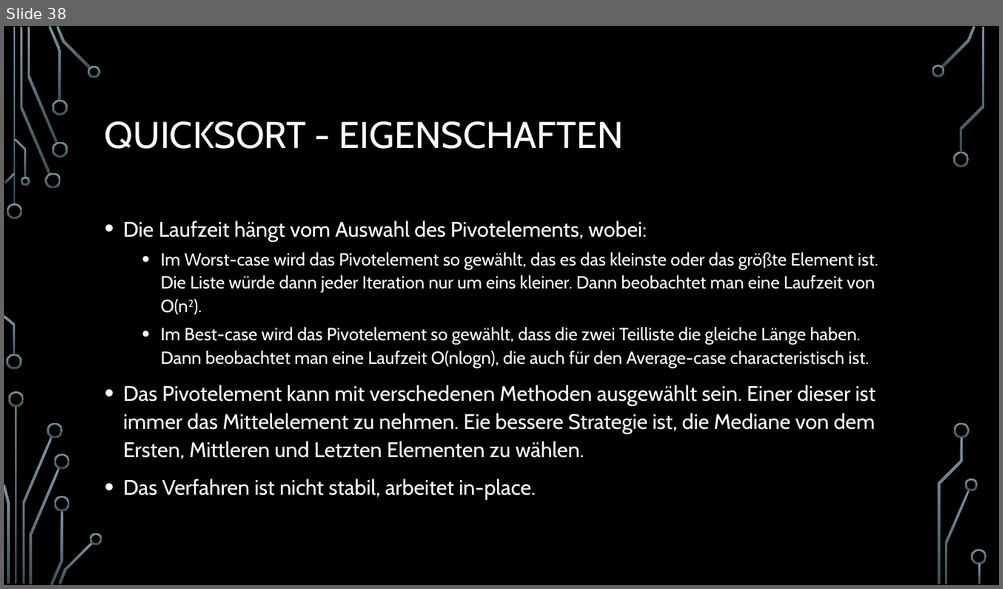
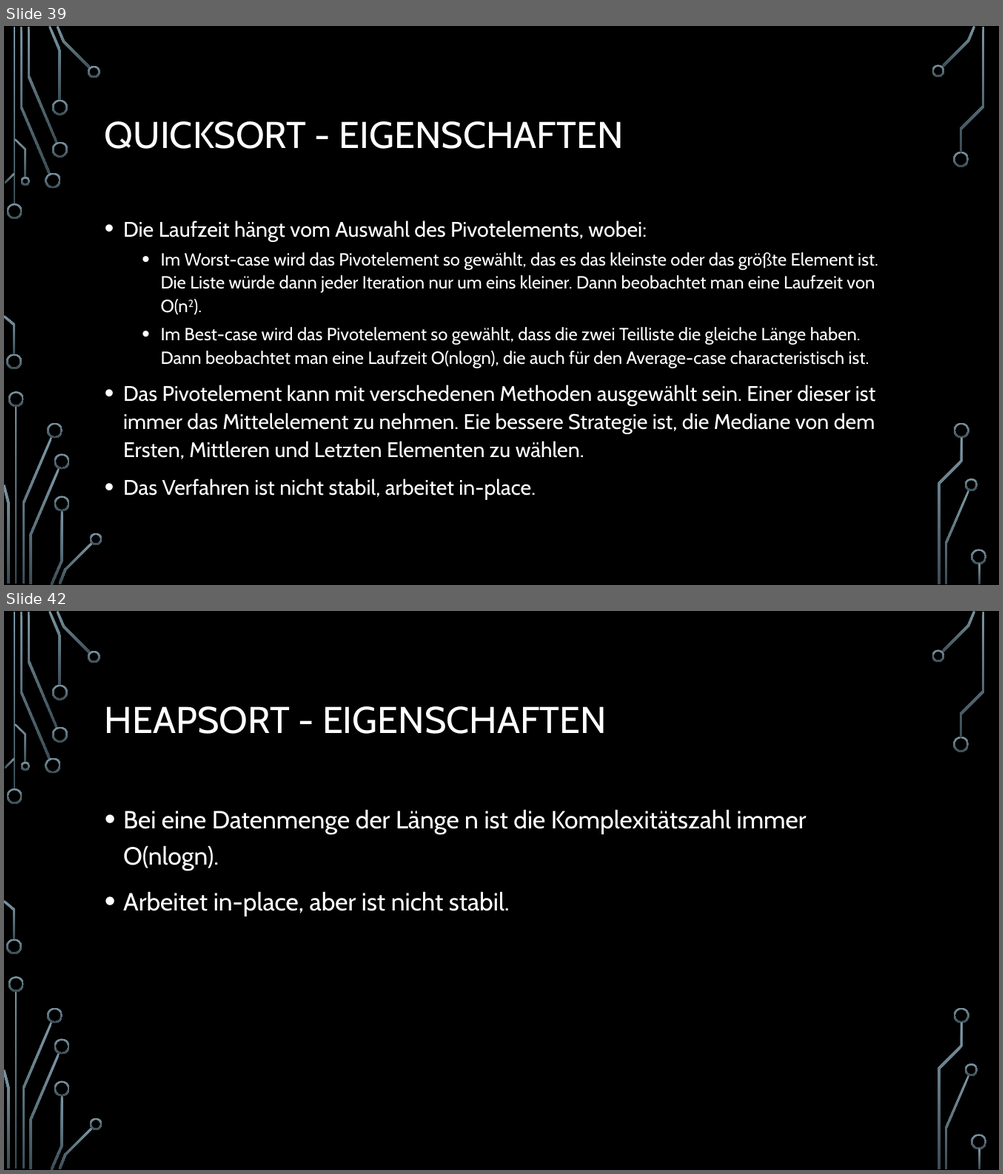
Before and after one commit to d-petrov/SortingAlgorithms, a slide deck: docs/sorting algorithms - presentation/Sortierverfahren.pptx. Shown one above the other, each under a label of ours: slide 38 before the commit, slides 39 and 42 after it; the slides between them are not shown. The pictures are 1003x589 and 1003x1174 pixels, drawn with LibreOffice and Linux fonts; fonts in the diff are those of the drawing; background and template pictures are left out. Boxes give left, top, right and bottom in pixels: in the first picture for what was removed or moved away, otherwise in the second. Text is boxed around its words. In the diff, an @@ line names an element or a change of style, - is before the commit and + after.

Commit message:
Added Heapsort to documentation, some formatting in source and in presentation.

```diff
--- a/docs/sorting algorithms - presentation/Sortierverfahren.pptx
+++ b/docs/sorting algorithms - presentation/Sortierverfahren.pptx
@@ slide 42 added at (x1=4, y1=611, x2=999, y2=1170), background picture (left out); not listed: 36 template elements that a slide beside it also shows @@
@@ title added at (x1=105, y1=706, x2=606, y2=734), 36 pt, text #FFFFFF @@
+HEAPSORT - EIGENSCHAFTEN
@@ text added at (x1=123, y1=809, x2=806, y2=917), 24 pt, text #FFFFFF @@
+• Bei eine Datenmenge der Länge n ist die Komplexitätszahl immer O(nlogn).
+• Arbeitet in-place, aber ist nicht stabil.
@@ what was slide 38 is now slide 39 @@
```
Also in this commit, not shown: 3 slides changed, 4 other slides added, 3 other files.
